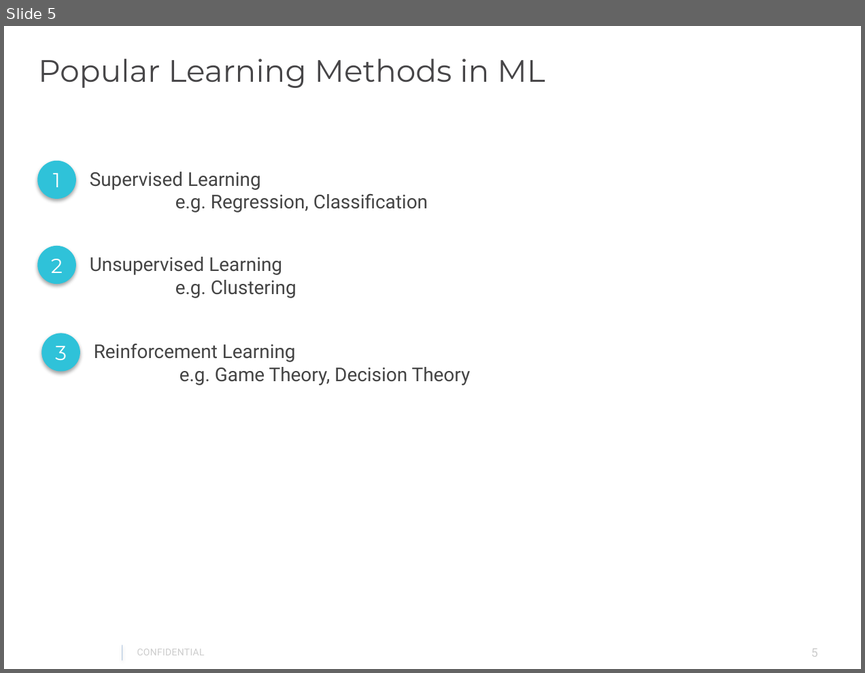
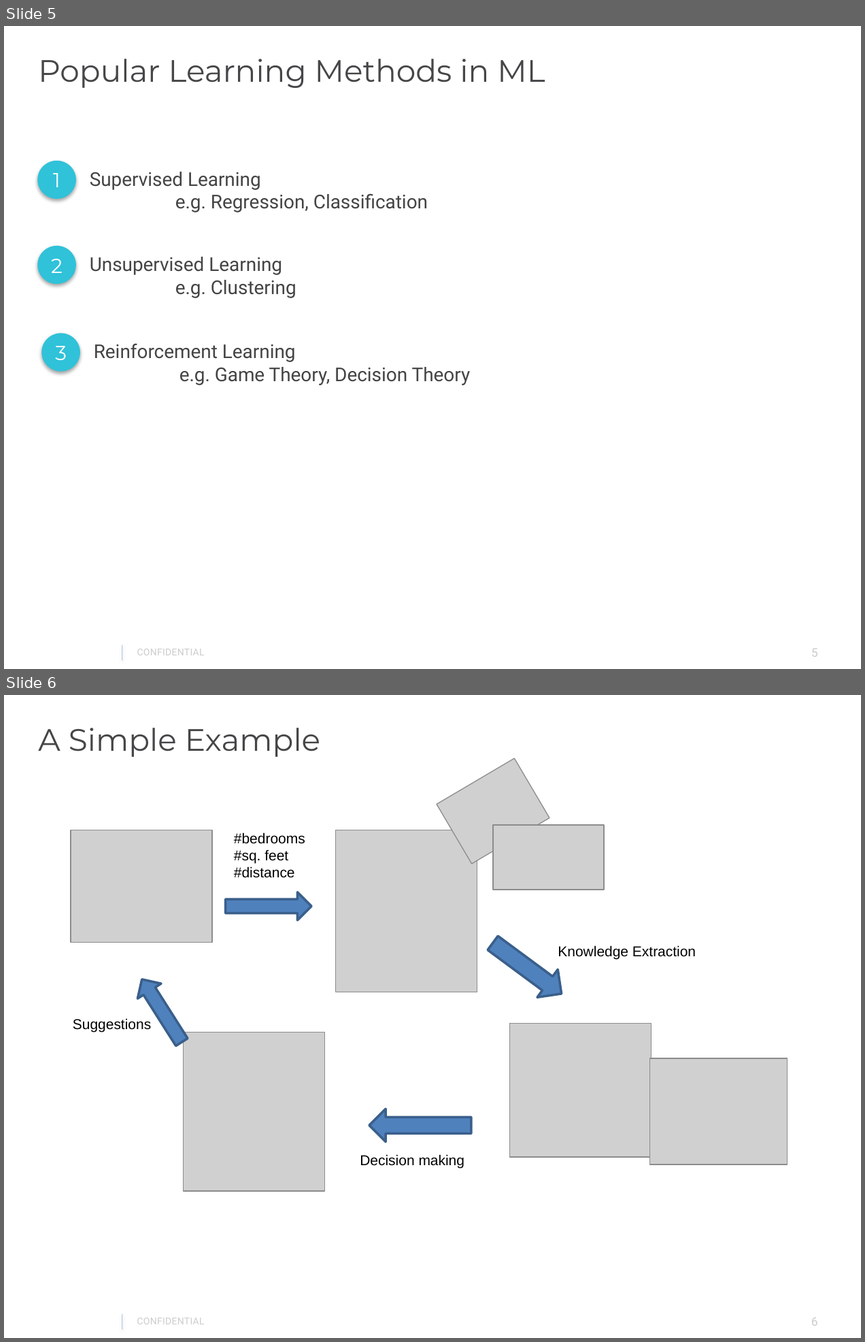
Before and after one commit to gautam0707/TechTalk1_Epam, a slide deck: TechTalk1.pptx. Shown one above the other, each under a label of ours: slide 5 before the commit, slides 5 and 6 after it. The pictures are 865x673 and 865x1342 pixels, drawn with LibreOffice and Linux fonts; fonts in the diff are those of the drawing; grey boxes stand for pictures; background and template pictures are left out. Boxes give left, top, right and bottom in pixels: in the first picture for what was removed or moved away, otherwise in the second. Text is boxed around its words. In the diff, an @@ line names an element or a change of style, - is before the commit and + after.

```diff
--- a/TechTalk1.pptx
+++ b/TechTalk1.pptx
@@ slide 6 added at [4,695,861,1338], background #FFFFFF; not listed: 3 template elements that a slide beside it also shows @@
@@ text added at [38,728,320,757], 26 pt, text #464547 @@
+A Simple Example
@@ picture added at [436,758,549,864] @@
@@ picture added at [71,830,212,942] @@
@@ text added at [234,832,305,878], 12 pt, text #000000 @@
+#bedrooms
+#sq. feet
+#distance
@@ picture added at [336,830,477,991] @@
@@ picture added at [493,826,604,890] @@
@@ right arrow added at [225,892,311,920], fill #4F81BD, outline #3A5F8C 2 pt @@
@@ down arrow added at [482,929,571,1008], fill #4F81BD, outline #3A5F8C 2 pt @@
@@ text added at [558,945,696,960], 12 pt, text #000000 @@
+Knowledge Extraction
@@ up arrow added at [130,972,194,1050], fill #4F81BD, outline #3A5F8C 2 pt @@
@@ text added at [73,1018,151,1032], 12 pt, text #000000 @@
+Suggestions
@@ picture added at [183,1032,324,1191] @@
@@ picture added at [509,1023,651,1157] @@
@@ picture added at [649,1058,786,1164] @@
@@ left arrow added at [369,1109,471,1141], fill #4F81BD, outline #3A5F8C 2 pt @@
@@ text added at [360,1154,465,1168], 12 pt, text #000000 @@
+Decision making
```
Also in this commit, not shown: 7 slides changed, 1 slide removed.
